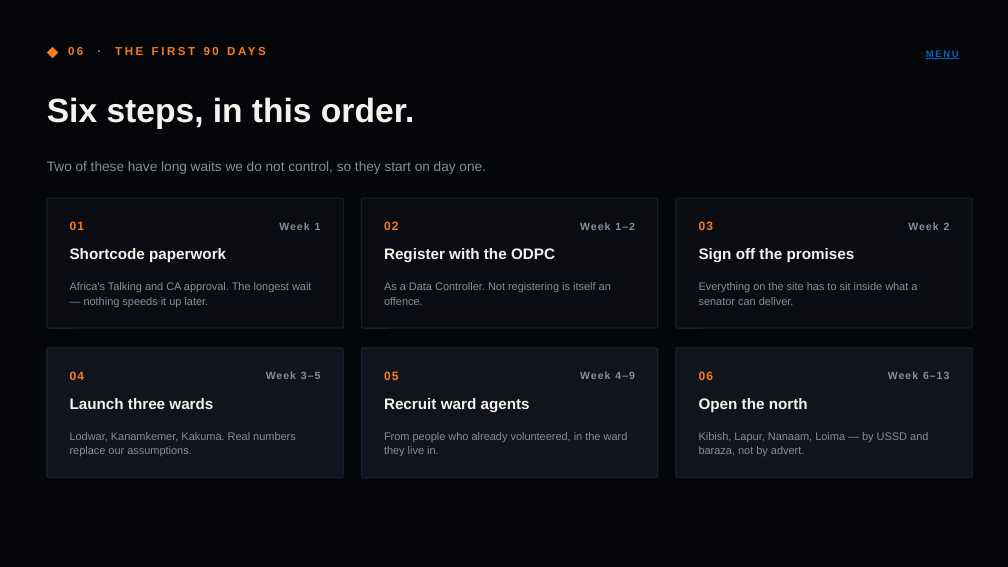
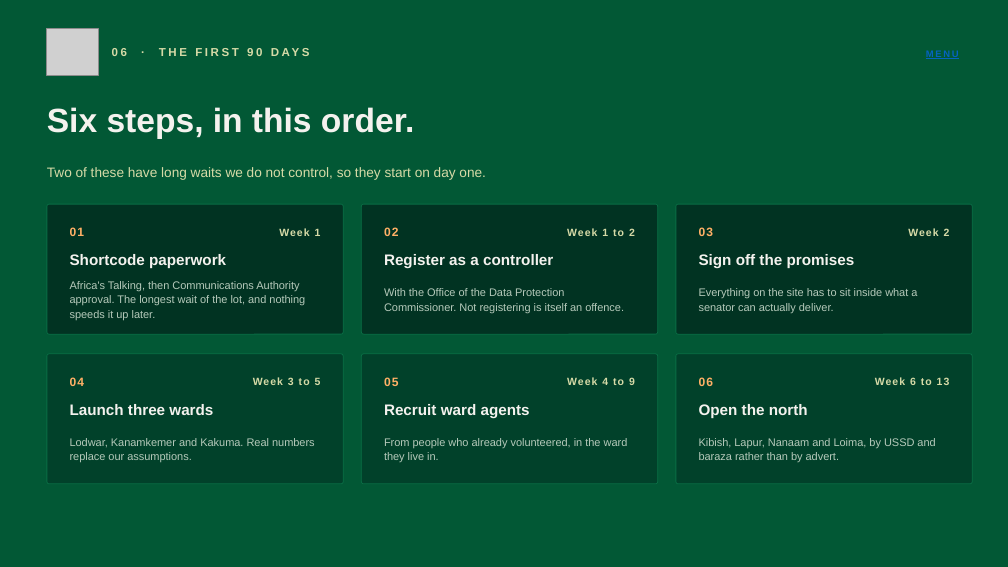
Before and after one commit to breezy-ke/Jarvis-, a slide deck: slide 12 of akiyar/docs/turkana-board-deck.pptx. Drawn at 1008x567 pixels with LibreOffice and Linux fonts; fonts in the diff are those of the drawing; grey boxes stand for pictures. Boxes give left, top, right and bottom in pixels: in the first picture for what was removed or moved away, otherwise in the second. Text is boxed around its words. In the diff, an @@ line names an element or a change of style, - is before the commit and + after.

```diff
--- a/akiyar/docs/turkana-board-deck.pptx
+++ b/akiyar/docs/turkana-board-deck.pptx
@@ background #05060A to #025835 @@
@@ picture added at (x1=47, y1=29, x2=98, y2=76) @@
@@ diamond removed at (x1=47, y1=47, x2=58, y2=58) @@
@@ text "06 · THE FIRST 90 ..." moved from (x1=68, y1=47, x2=83, y2=55) to (x1=112, y1=48, x2=127, y2=56) @@
@@ text "06 · THE FIRST 90 ..." at (x1=112, y1=48, x2=127, y2=56): text colour #F47B20 to #D6DAA7 @@
@@ text "Six steps, in this order." moved from (x1=47, y1=97, x2=414, y2=129) to (x1=47, y1=107, x2=414, y2=139) @@
@@ fill #0A0C12 to #013322; outline #232833 0.75 pt to #0A6E45 0.75 pt in 3 elements at (x1=47, y1=204, x2=343, y2=334), (x1=361, y1=204, x2=658, y2=334), (x1=676, y1=204, x2=972, y2=334) @@
@@ text at (x1=567, y1=228, x2=635, y2=236): text changed; text colour #868D9C to #D6DAA7 @@
-Week 1–2
+Week 1 to 2
@@ text colour #F47B20 to #FFB066 in 6 elements at (x1=70, y1=377, x2=84, y2=386), (x1=384, y1=377, x2=398, y2=386), (x1=699, y1=377, x2=713, y2=386), (x1=70, y1=227, x2=84, y2=236), (x1=384, y1=227, x2=398, y2=236), (x1=699, y1=227, x2=713, y2=236) @@
@@ text colour #868D9C to #D6DAA7 in 3 elements at (x1=47, y1=167, x2=486, y2=180), (x1=279, y1=228, x2=321, y2=236), (x1=908, y1=228, x2=950, y2=236) @@
@@ text at (x1=384, y1=254, x2=553, y2=269): text changed @@
-Register with the ODPC
+Register as a controller
@@ text at (x1=70, y1=281, x2=305, y2=320): text changed; text colour #868D9C to #B5C9BA @@
-Africa's Talking and CA approval. The longest wait — nothing speeds it up later.
+Africa's Talking, then Communications Authority approval. The longest wait of the lot, and nothing speeds it up later.
@@ text at (x1=384, y1=288, x2=624, y2=313): text changed; text colour #868D9C to #B5C9BA @@
-As a Data Controller. Not registering is itself an offence.
+With the Office of the Data Protection Commissioner. Not registering is itself an offence.
@@ text at (x1=699, y1=288, x2=917, y2=313): text changed; text colour #868D9C to #B5C9BA @@
-Everything on the site has to sit inside what a senator can deliver.
+Everything on the site has to sit inside what a senator can actually deliver.
@@ 6 rounded rectangles, 5 texts moved together from (x1=47, y1=198, x2=972, y2=478) to (x1=47, y1=204, x2=972, y2=484) @@
@@ fill #11141C to #01412A; outline #232833 0.75 pt to #0A6E45 0.75 pt in 3 elements at (x1=47, y1=354, x2=343, y2=484), (x1=361, y1=354, x2=658, y2=484), (x1=676, y1=354, x2=972, y2=484) @@
@@ text at (x1=253, y1=377, x2=321, y2=385): text changed; text colour #868D9C to #D6DAA7 @@
-Week 3–5
+Week 3 to 5
@@ text at (x1=567, y1=377, x2=635, y2=388): text changed; text colour #868D9C to #D6DAA7 @@
-Week 4–9
+Week 4 to 9
@@ text at (x1=875, y1=377, x2=950, y2=388): text changed; text colour #868D9C to #D6DAA7 @@
-Week 6–13
+Week 6 to 13
@@ text at (x1=70, y1=438, x2=315, y2=463): text changed; text colour #868D9C to #B5C9BA @@
-Lodwar, Kanamkemer, Kakuma. Real numbers replace our assumptions.
+Lodwar, Kanamkemer and Kakuma. Real numbers replace our assumptions.
@@ text "From people who already volunteered, ..." at (x1=384, y1=438, x2=628, y2=462): text colour #868D9C to #B5C9BA @@
@@ text at (x1=699, y1=438, x2=935, y2=462): text changed; text colour #868D9C to #B5C9BA @@
-Kibish, Lapur, Nanaam, Loima — by USSD and baraza, not by advert.
+Kibish, Lapur, Nanaam and Loima, by USSD and baraza rather than by advert.
```
Also in this commit, not shown: 12 other slides changed, 10 other files.
